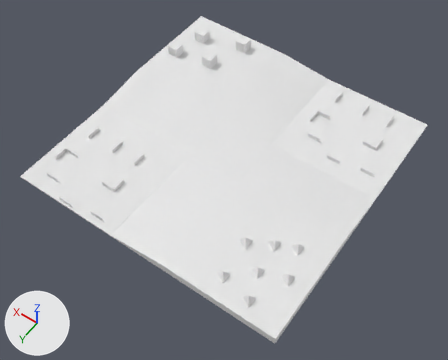
One commit to the OBJ model Roomba Rumble/Roomba Rumble/Assets/Level3.obj: the scene before it, then after it.
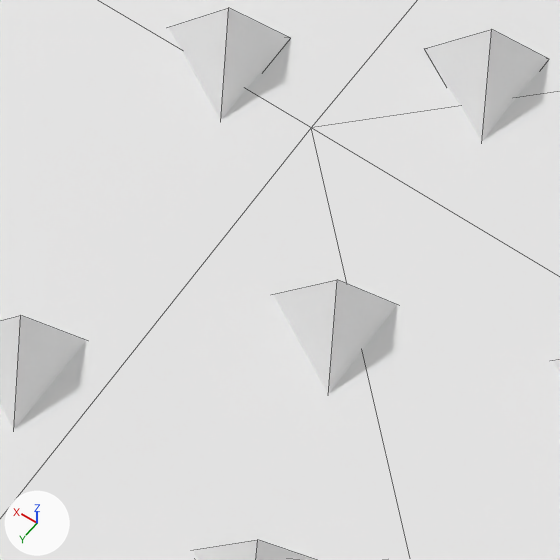
Each version appears first whole from a camera (50 mm lens) standing at (-79.1, 114.8, 154.2) and looking at (-3.7, 9.2, -11.8), and next in a close-up on the part from 49% to 63% of the width and 66% to 83% of the height. The axes (+X, +Y, +Z) are drawn at lower left. The lights are the same throughout. The close-ups show mesh edges as thin lines. Where no turn or scale is listed for an object, it has been applied to the vertices.

Objects in the first close-up: 'Level3'.
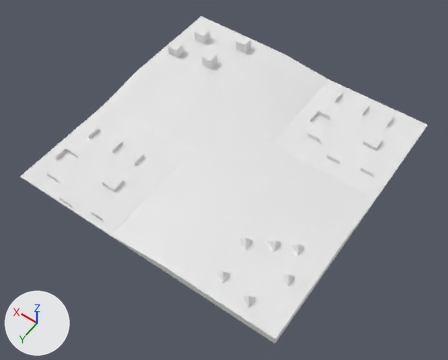
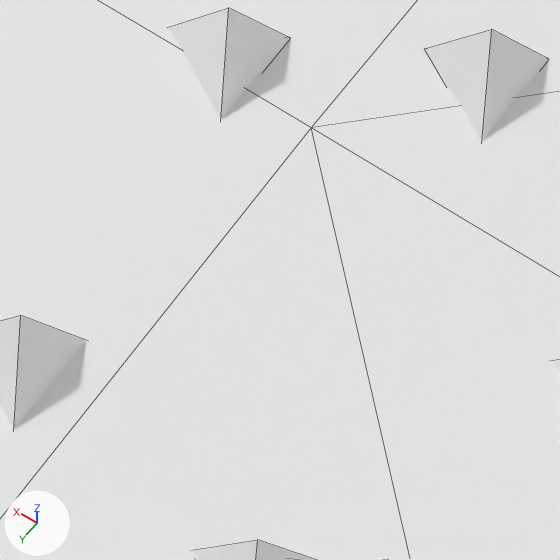
Where the change shows, as pixel boxes [x1, y1, x2, y2] in the close-ups (560 x 560 px):
```json
{"part": 1, "of": "me_level3", "change": "deleted", "before": [273, 280, 397, 394]}
```

Scene script edits in JSON lines:
```json
{"op": "add", "block": "mat_lambert4sg", "code": ["mat_lambert4sg = principled_material('lambert4SG')", "mat_lambert4sg.base_color = (0.8, 0.8, 0.8)  # white #e7e7e7", "mat_lambert4sg.roughness = 1.0"]}
{"block": "me_level3", "where": "me_level3.from_pydata(...)  # 312 vertices, 497 faces; spans x -50.0..50.0, y -50.0..50.0, z -7.8..-0.8"}
{"block": "me_level3", "where": "# used by ob_level3; location = (0.0, 0.0, 0.0)"}
{"block": "me_level3", "change": "me_level3 part 1: the loose piece of 4 vertices spanning x -35.9..-32.4, y 33.8..37.9, z -4.9..-1.5 is deleted"}
{"op": "add", "block": "me_level3", "code": "me_level3.materials.append(mat_lambert4sg)  # white #e7e7e7"}
```
